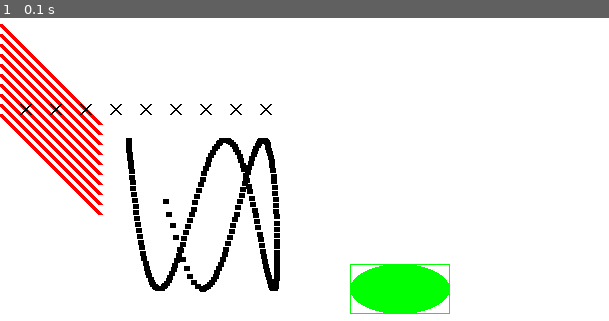
Above: before the commit, frame 1.
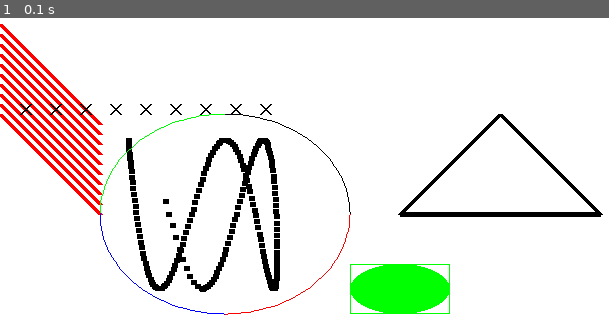
Above: after the commit, the same moment.

Repository: MCBoarder289/PythonArcadeGames
Game: pygame game, started from Chapter 5 - Graphics/scratchwork.py
Two runs of this game, one before a commit and one after it. Both use one fixed random seed, a clock stepped at 60 frames per second and the inputs below.
Inputs:
- Up to frame 1 (0.1 s): no input

The runs differ from the first frame. In frame 1, 1.4% of the frame differs, in the area x 16-100%, y 31-99%.

Commit message:
Starting Chapter 5

Diff:
--- a/Chapter 5 - Graphics/scratchwork.py
+++ b/Chapter 5 - Graphics/scratchwork.py
@@ -12,6 +12,11 @@
 WHITE = (255, 255, 255)
 GREEN = (0, 255, 0)
 RED = (255, 0, 0)
+BLUE = (0, 0, 255)
+
+# SET PI
+PI = 3.141592653
+
 
 # Set the width and height of the screen
 
@@ -101,10 +106,19 @@
         pygame.draw.line(screen, BLACK, [x_offset, 100], [x_offset - 10, 90], 2)
         pygame.draw.line(screen, BLACK, [x_offset, 90], [x_offset - 10, 100], 2)
 
-    # Draw Rectangles
+    # Draw Rectangles/ Ellipses
     pygame.draw.rect(screen, GREEN, [350, 250, 100, 50], 1)
     pygame.draw.ellipse(screen, GREEN, [350, 250, 100, 50], 0)
 
+    # Draw an arc as part of an ellipse. Use radians to determine what
+    # angle to draw.
+    pygame.draw.arc(screen, GREEN, [100, 100, 250, 200], PI / 2, PI, 1)
+    pygame.draw.arc(screen, BLACK, [100, 100, 250, 200], 0, PI / 2, 1)
+    pygame.draw.arc(screen, RED, [100, 100, 250, 200], 3 * PI / 2, 2 * PI, 1)
+    pygame.draw.arc(screen, BLUE, [100, 100, 250, 200], PI, 3 * PI / 2, 1)
+
+    # This draws a triangle using the polygon command
+    pygame.draw.polygon(screen, BLACK, [[500, 100], [400, 200], [600, 200]], 5)
 
     # ALL CODE TO DRAW SHOULD BE ABOVE THIS COMMENT
     pygame.display.flip()
Empty file added: Labs/Chapter 5 - Lab.py
